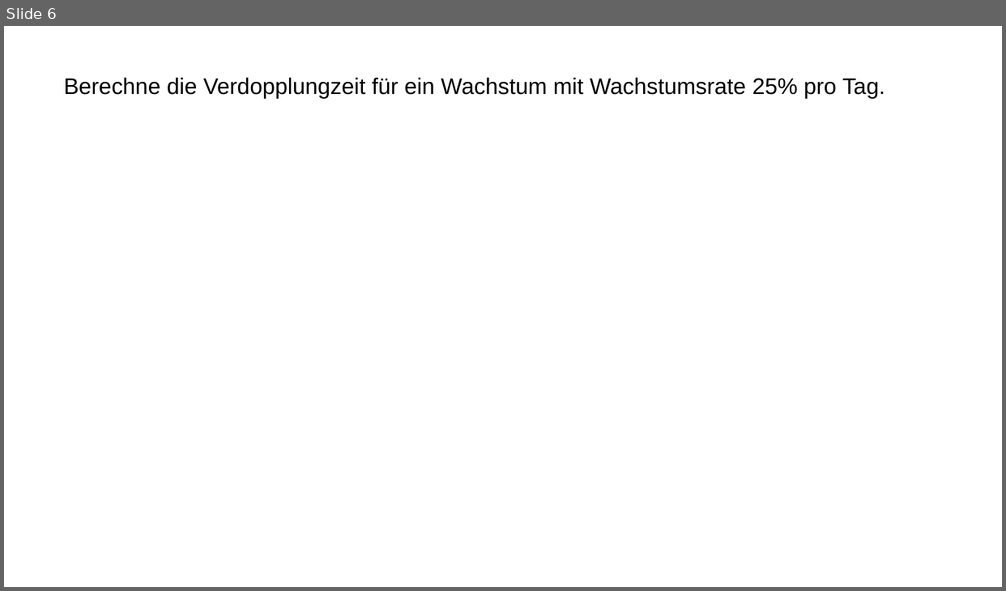
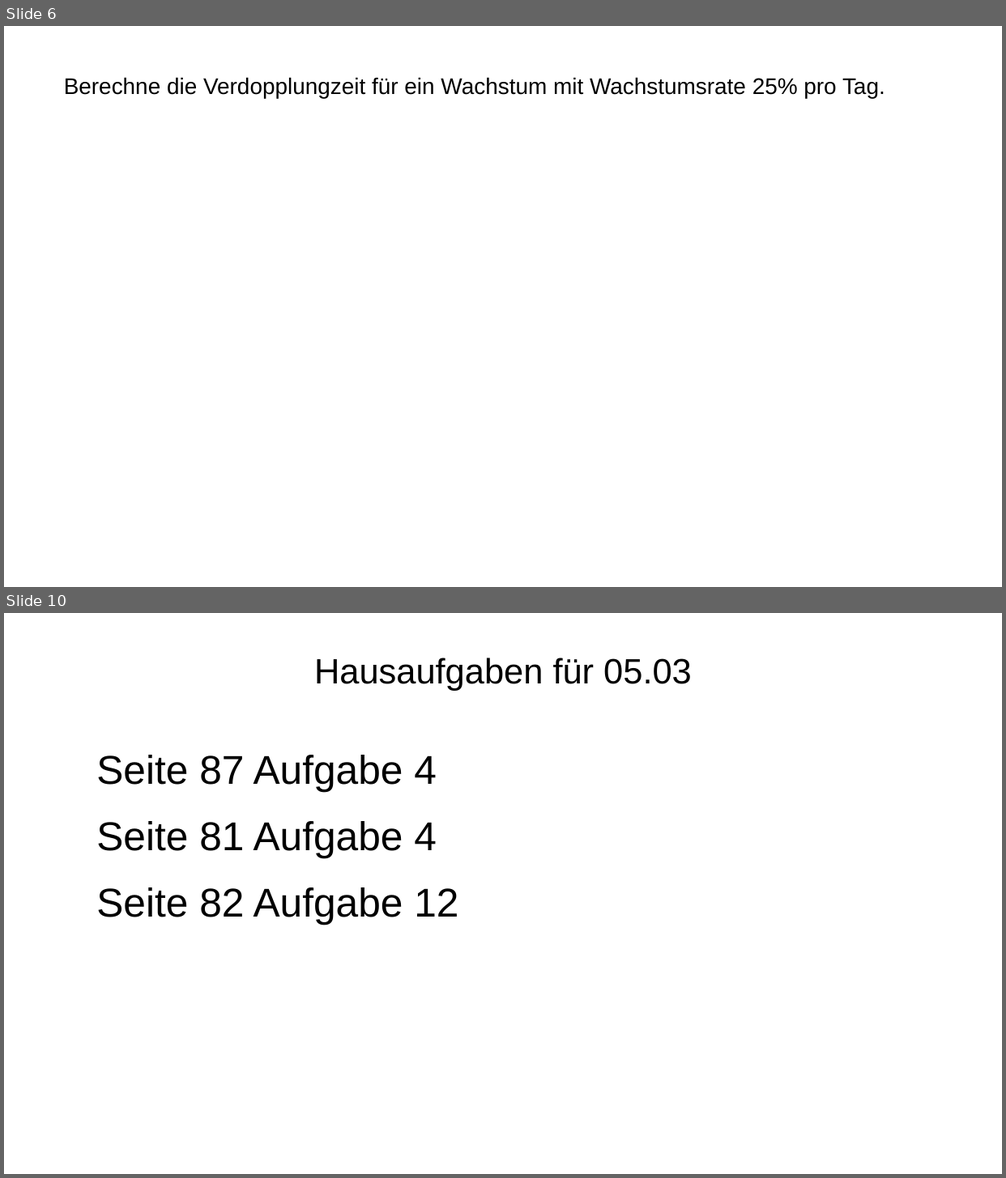
Before and after one commit to bearums/teaching, a slide deck: B5/Mathe/2024/D12/Wachstum_und_Prognose/04/04_WP.odp. Shown one above the other, each under a label of ours: slide 6 before the commit, slides 6 and 10 after it; the slides between them are not shown. The pictures are 1006x591 and 1006x1178 pixels, drawn with LibreOffice and Linux fonts; fonts in the diff are those of the drawing. Boxes give left, top, right and bottom in pixels: in the first picture for what was removed or moved away, otherwise in the second. Text is boxed around its words. In the diff, an @@ line names an element or a change of style, - is before the commit and + after.

```diff
--- a/B5/Mathe/2024/D12/Wachstum_und_Prognose/04/04_WP.odp
+++ b/B5/Mathe/2024/D12/Wachstum_und_Prognose/04/04_WP.odp
@@ slide 10 added at box(4, 613, 1002, 1174), background #FFFFFF @@
@@ title added at box(314, 658, 692, 691), 28 pt, text #000000 @@
+Hausaufgaben für 05.03
@@ text added at box(96, 755, 458, 924), 32 pt, text #000000 @@
+Seite 87 Aufgabe 4
+Seite 81 Aufgabe 4
+Seite 82 Aufgabe 12
```
Also in this commit, not shown: 2 slides changed, 1 other slide added, 2 other files.
